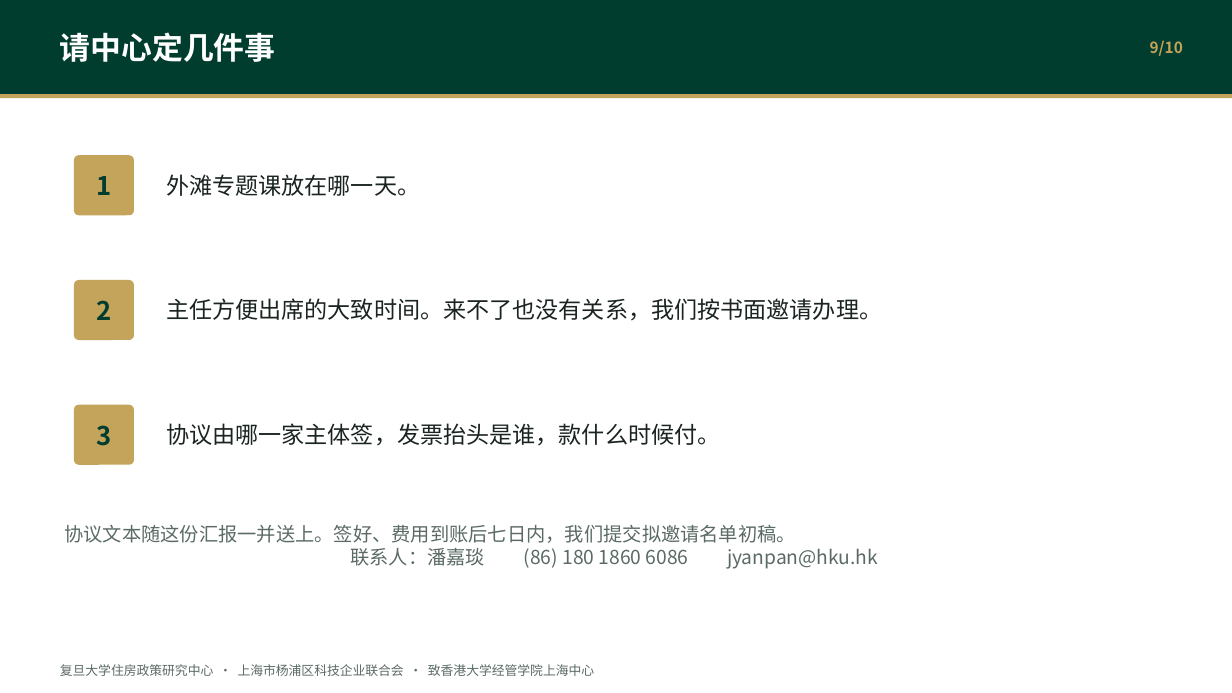
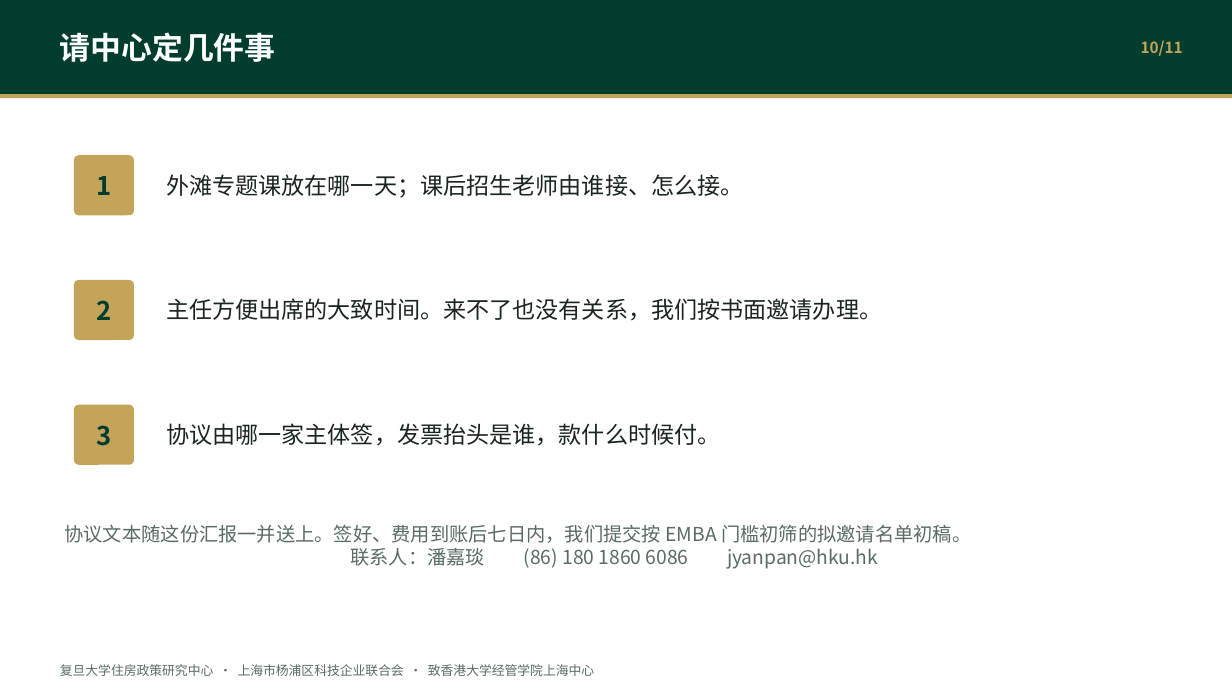
Before and after one commit to hujigang2010-maker/AIDEN, a slide deck: slide 10 of output/港大经管上海中心_联合合作汇报.pptx (slide 9 before the commit). Drawn at 1232x693 pixels with LibreOffice and Linux fonts; fonts in the diff are those of the drawing. Boxes give left, top, right and bottom in pixels: in the first picture for what was removed or moved away, otherwise in the second. Text is boxed around its words. In the diff, an @@ line names an element or a change of style, - is before the commit and + after.

```diff
--- a/output/港大经管上海中心_联合合作汇报.pptx
+++ b/output/港大经管上海中心_联合合作汇报.pptx
@@ text at box(1141, 40, 1183, 56): text changed @@
-9/10
+10/11
@@ text at box(166, 174, 744, 198): text changed @@
-外滩专题课放在哪一天。
+外滩专题课放在哪一天；课后招生老师由谁接、怎么接。
@@ text at box(64, 525, 971, 569): text changed @@
-协议文本随这份汇报一并送上。签好、费用到账后七日内，我们提交拟邀请名单初稿。
-联系人：潘嘉琰 (86) 180 1860 6086 jyanpan@hku.hk
+协议文本随这份汇报一并送上。签好、费用到账后七日内，我们提交按 EMBA 门槛初筛的拟邀请名单初稿。
+联系人：潘嘉琰 (86) 180 1860 6086 jyanpan@hku.hk
```
Also in this commit, not shown: 9 other slides changed, 1 slide added, 6 other files.
